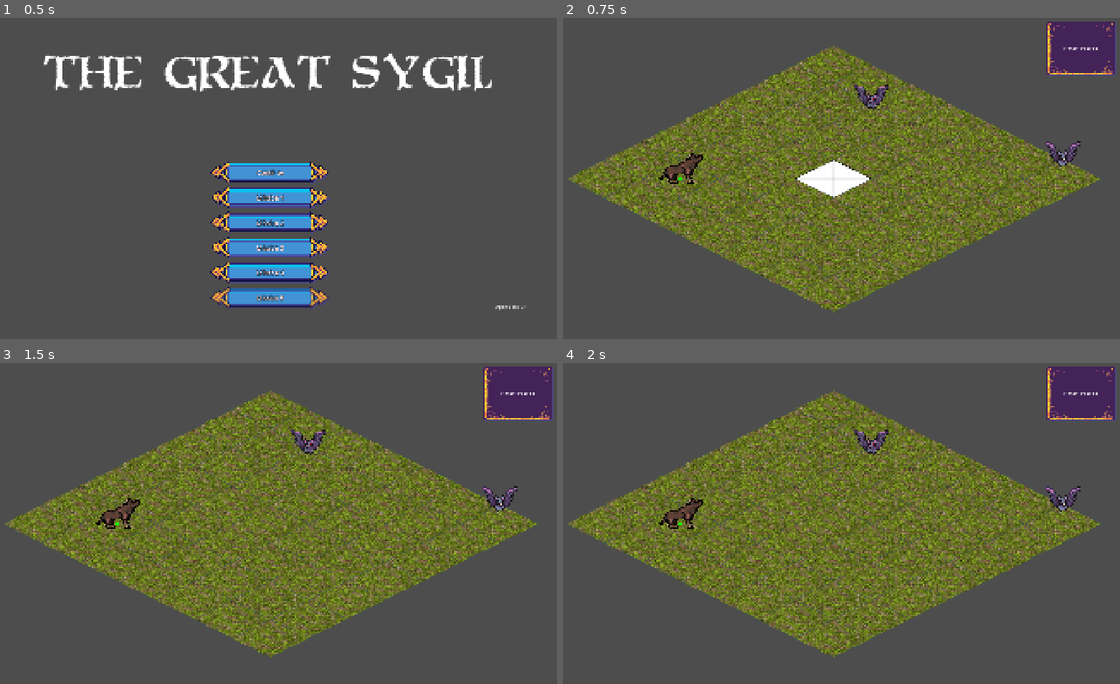
Above: before the commit, frames 1-4 (two rows, left to right).
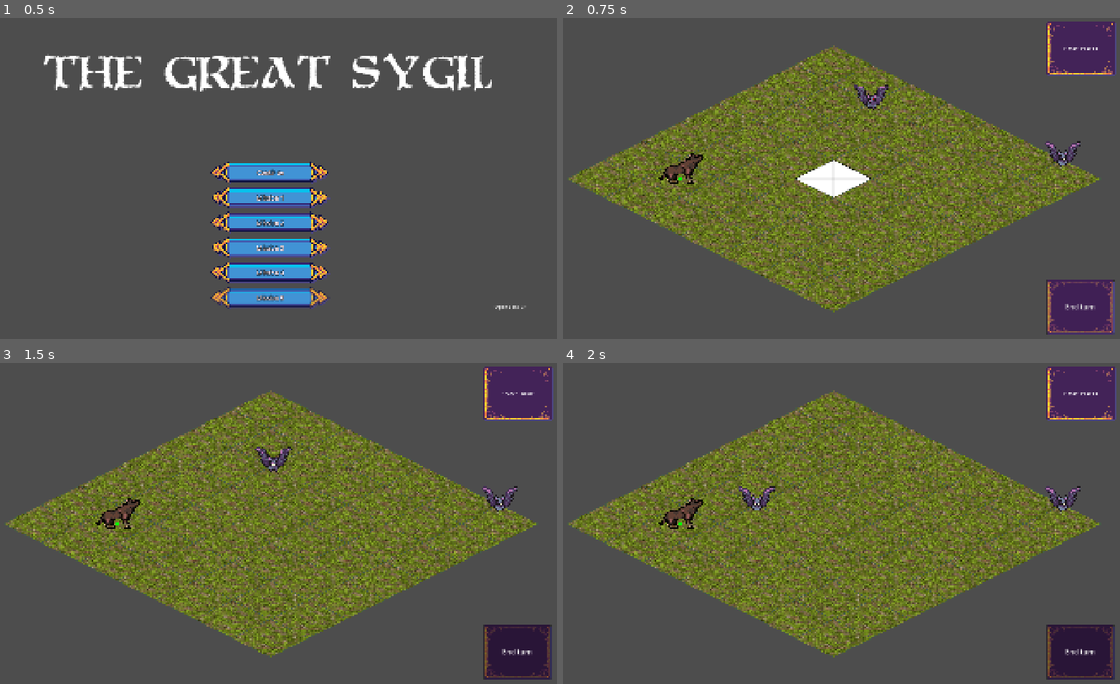
Above: after the commit, the same moments.

Repository: Nick-labs/TGS
Game: Godot game, scene res://scenes/ui/MainMenu.tscn
Same seed, same stepped clock (60 frames per second), same inputs: the game is played once before the commit and once after it.
Inputs (mouse positions are in pixels of both pictures, inside the frame that each line leads up to):
- Up to frame 1 (0.5 s): no input
- Up to frame 2 (0.75 s): click "Continue" at 0.5 s
- Up to frame 3 (1.5 s): click (518, 651) at 1.25 s, where only the run after the commit has a clickable "End turn"
- Up to frame 4 (2 s): no input

Frame 1 is identical in both runs. In frame 2, 2.1% of the frame differs, in the area x 86-100%, y 81-99%; in frame 3, 2.6%, in the area x 45-100%, y 9-99%; in frame 4, 2.6%.
Error after the commit: Invalid call. Nonexistent function 'play_sfx' in base 'Nil'. (res://scripts/systems/TurnManager.gd:177)

Commit message:
add end turn

Diff:
--- a/scenes/map/Battle.tscn
+++ b/scenes/map/Battle.tscn
@@ -20,9 +20,20 @@
 [ext_resource type="Script" uid="uid://8ltudv2pg4gp" path="res://scripts/ui/BattleFlow.gd" id="16_flow"]
 [ext_resource type="Script" uid="uid://3yhk4w556dwj" path="res://scripts/ui/ActionBar.gd" id="17_x2t2u"]
 [ext_resource type="PackedScene" uid="uid://4thl6vae2dta" path="res://scenes/ui/ActionButton.tscn" id="18_dtjjv"]
+[ext_resource type="Texture2D" uid="uid://ite0hlh6q4rv" path="res://assets/sprites/menu/action_button_pressed.png" id="18_iydag"]
+[ext_resource type="Script" uid="uid://dxakem6vlj1lw" path="res://scenes/map/EndTurnButton.gd" id="19_80r63"]
 
 [sub_resource type="StyleBoxTexture" id="StyleBoxTexture_v4itv"]
 texture = ExtResource("16_dtjjv")
+
+[sub_resource type="StyleBoxTexture" id="StyleBoxTexture_80r63"]
+texture = ExtResource("16_dtjjv")
+
+[sub_resource type="StyleBoxTexture" id="StyleBoxTexture_jo15q"]
+texture = ExtResource("18_iydag")
+
+[sub_resource type="StyleBoxTexture" id="StyleBoxTexture_vw3x7"]
+texture = ExtResource("18_iydag")
 
 [sub_resource type="StyleBoxEmpty" id="StyleBoxEmpty_dtjjv"]
 
@@ -159,6 +170,7 @@
 
 [node name="PhaseLabel" type="Label" parent="BattleHUD/Root/TopBar/MarginContainer/TopVBox" unique_id=444240815]
 layout_mode = 2
+theme_override_font_sizes/font_size = 16
 text = "Phase: PLAYER"
 horizontal_alignment = 1
 
@@ -221,6 +233,29 @@
 layout_mode = 2
 bbcode_enabled = true
 fit_content = true
+
+[node name="RightBottomPanel" type="PanelContainer" parent="BattleHUD/Root" unique_id=224443666]
+layout_mode = 1
+anchors_preset = 3
+anchor_left = 1.0
+anchor_top = 1.0
+anchor_right = 1.0
+anchor_bottom = 1.0
+offset_left = -246.0
+offset_top = -202.0
+offset_right = -19.0
+offset_bottom = -18.0
+grow_horizontal = 0
+grow_vertical = 0
+
+[node name="EndTurnButton" type="Button" parent="BattleHUD/Root/RightBottomPanel" unique_id=1078999165]
+layout_mode = 2
+theme_override_font_sizes/font_size = 24
+theme_override_styles/normal = SubResource("StyleBoxTexture_80r63")
+theme_override_styles/pressed = SubResource("StyleBoxTexture_jo15q")
+theme_override_styles/hover = SubResource("StyleBoxTexture_vw3x7")
+text = "End turn"
+script = ExtResource("19_80r63")
 
 [node name="FailOverlay" type="PanelContainer" parent="BattleHUD/Root" unique_id=792440289]
 visible = false
@@ -250,6 +285,8 @@
 anchor_top = 1.0
 anchor_right = 1.0
 anchor_bottom = 1.0
+offset_top = -211.0
+offset_right = -419.0
 grow_horizontal = 2
 grow_vertical = 0
 script = ExtResource("17_x2t2u")
@@ -257,18 +294,23 @@
 
 [node name="Panel" type="Panel" parent="BattleHUD/ActionBar" unique_id=1985684901]
 layout_mode = 1
-anchors_preset = 15
-anchor_right = 1.0
-anchor_bottom = 1.0
+anchors_preset = -1
+anchor_right = 1.0
+anchor_bottom = 1.0
+offset_top = -3.0
+offset_right = -1.0
 grow_horizontal = 2
 grow_vertical = 2
 theme_override_styles/panel = SubResource("StyleBoxEmpty_dtjjv")
 
 [node name="MarginContainer" type="MarginContainer" parent="BattleHUD/ActionBar/Panel" unique_id=645717187]
 layout_mode = 1
-anchors_preset = 15
-anchor_right = 1.0
-anchor_bottom = 1.0
+anchors_preset = -1
+anchor_right = 1.0
+anchor_bottom = 1.0
+offset_top = 4.0
+offset_right = -3.0
+offset_bottom = -14.0
 grow_horizontal = 2
 grow_vertical = 2
 theme_override_constants/margin_left = 40
@@ -298,3 +340,5 @@
 turn_manager = NodePath("../GridRoot/TurnManager")
 battle_manager = NodePath("../GridRoot/BattleManager")
 transition_layer = NodePath("../Transition")
+
+[connection signal="pressed" from="BattleHUD/Root/RightBottomPanel/EndTurnButton" to="GridRoot/TurnManager" method="end_player_turn"]
--- /dev/null
+++ b/scenes/map/EndTurnButton.gd
@@ -0,0 +1,4 @@
+extends Button
+class_name EndTurnButton
+
+signal end_turn()
--- a/scripts/map/SelectionController.gd
+++ b/scripts/map/SelectionController.gd
@@ -30,8 +30,8 @@
 	if event is InputEventMouseButton and event.pressed:
 		if event.button_index == MOUSE_BUTTON_LEFT:
 			handle_click()
-		elif event.button_index == MOUSE_BUTTON_RIGHT and turn_manager != null:
-			turn_manager.end_player_turn()
+		#elif event.button_index == MOUSE_BUTTON_RIGHT and turn_manager != null:
+			#turn_manager.end_player_turn()
 		#elif event.button_index == MOUSE_BUTTON_MIDDLE:
 			#toggle_weave_mode() # неактуально, можно будет заменить на другое
 
